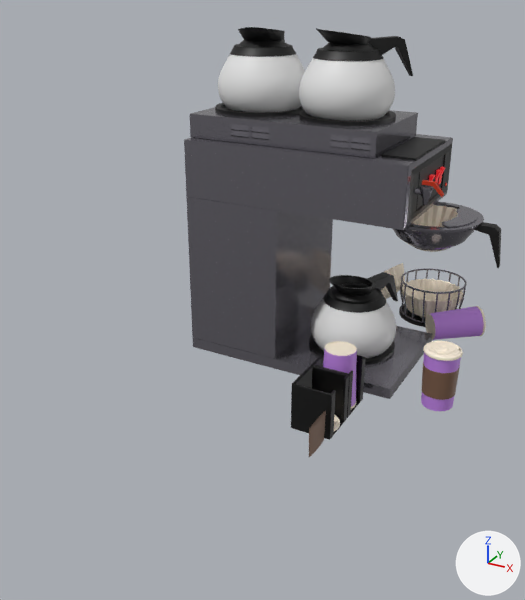
The FBX model Assets/Prefabs/CoffeeMachine.fbx as it was, and as the next commit left it.
Rendered twice from a 50 mm camera at (2.62, -5.78, 2.25) aimed at (0.13, -1.25, -0.01). Lighting does not change. The marker at lower right points along +X, +Y and +Z. Where no turn or scale is listed for an object, it has been applied to the vertices. Vertices at the same position are counted once.

The older version as bpy lines, for what is in view:
```python
ob_cup_001 = bpy.data.objects.new('Cup.001', me_cylinder_012)
ob_cup_001.location = (0.0, 0.0, 0.0)
ob_cup_002 = bpy.data.objects.new('Cup.002', me_cylinder_001)
ob_cup_002.location = (0.0, 0.0, 0.0)
ob_cuporganizer = bpy.data.objects.new('CupOrganizer', me_cube_005)
ob_cuporganizer.location = (0.0, 0.0, 0.0)
ob_filtertray = bpy.data.objects.new('FilterTray', me_cylinder_014)
ob_filtertray.location = (0.0, 0.0, 0.0)
ob_lid_001 = bpy.data.objects.new('Lid.001', me_cylinder_019)
ob_lid_001.location = (0.0, 0.0, 0.0)
ob_lidorganizer = bpy.data.objects.new('LidOrganizer', me_cube_004)
ob_lidorganizer.location = (0.0, 0.0, 0.0)
ob_potframe_3 = bpy.data.objects.new('PotFrame_3', me_sphere_007)
ob_potframe_3.location = (0.0, 0.0, 0.0)
ob_sleeve_001 = bpy.data.objects.new('Sleeve.001', me_cylinder_002)
ob_sleeve_001.location = (0.757, -1.545, -0.87)
# also in view: 'Pot_2' at (0.23, 0.02, 1.47); 'AccessLid' at (0.86, -0.01, 1.01); 'FilterHolder' at (0.79, 1.24, -0.8); 'PotHandle_2' at (0.49, 0.23, 1.68); 'Pot_1' at (0.4, 0.0, -0.65)
```
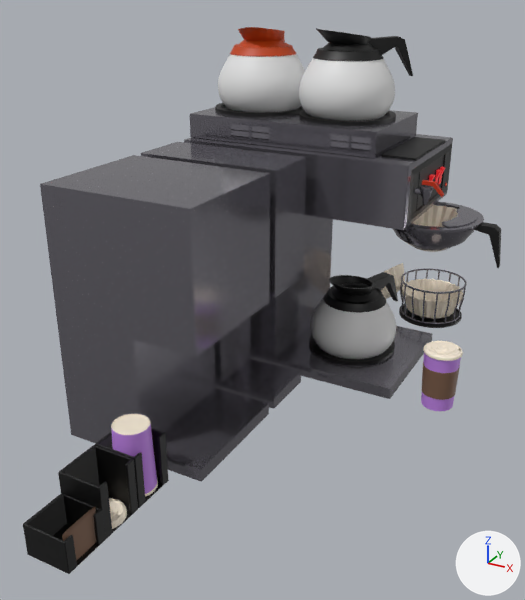
Where the newer file only moved an object's origin or applied its transform, the numbers keep the older frame.

Boxes (x1, y1, x2, y2) around the edits, measured in the pictures (525 x 600 px):
'Cream/MilkDispensar', added
    after: (40, 155, 270, 482)
'SugarDispensar', added
    after: (141, 142, 306, 409)
'LidHolder', added (black)
    after: (58, 445, 138, 539)
'SleevHolder', added (black)
    after: (23, 493, 106, 574)
'LidOrganizer', deleted (black)
    before: (291, 366, 349, 440)
'Cup.002', moved
    before: (323, 341, 357, 409)
    after: (111, 414, 158, 497)
'Cup.001', deleted
    before: (425, 306, 486, 340)
'PotFrame_3', recoloured (black to brown)
    both: (230, 27, 296, 57)
'CupHolder', added (black)
    after: (95, 428, 169, 508)
'FoldedSleve', added (brown)
    after: (62, 507, 96, 561)
'CupOrganizer', deleted (black)
    before: (311, 352, 365, 418)
'Sleeve.001', deleted (brown)
    before: (309, 411, 326, 457)
'Lid.001', moved
    before: (334, 414, 340, 431)
    after: (109, 498, 127, 529)

What the commit changed:
Material 'Tea' (mat_tea) is new.
Its base color is (0.549, 0.0526, 0.0) (orange #c44100).
me_sphere_007 has 544 vertices, 544 faces and spans x -0.851..-0.275, y -0.274..0.302, z 1.675..1.902.
me_sphere_007 no longer uses material mat_plastic (black #000000).
me_sphere_007 now uses material mat_tea (orange #c44100).
me_cylinder_001 has 672 vertices, 642 faces and spans x 0.485..0.791, y -1.017..-0.711, z -0.996..-0.486.
me_cylinder_001 is used by ob_cup_002; location (0.0, 0.0, 0.0).
me_cylinder_001 part 2: the whole mesh is moved by (-1.366, -0.534, 0.49).
me_cylinder_019 has 17059 vertices, 17040 faces and spans x 0.483..0.794, y -1.37..-1.058, z -0.999..-0.953.
me_cylinder_019 is used by ob_lid_001; location (0.0, 0.0, 0.0).
me_cylinder_019 part 1: the whole mesh is moved by (-1.366, -0.534, 0.49).
Mesh me_cylinder_002_1 is new.
It has 192 vertices, 192 faces and spans x -0.62..-0.598, y -2.226..-1.932, z -0.506..-0.255.
It uses material mat_sleeve (brown #7b5c48).
Mesh me_cube_005_1 is new.
It has 272 vertices, 262 faces and spans x -0.911..-0.57, y -1.569..-1.228, z -0.515..-0.112.
It uses material mat_plastic (black #000000).
Mesh me_cube_013 is new.
It has 24 vertices, 22 faces and spans x -1.57..-0.35, y -1.14..-0.13, z -0.51..1.49.
It uses material mat_base (grey #838089).
Mesh me_cube_012 is new.
It has 272 vertices, 262 faces and spans x -0.911..-0.57, y -2.25..-1.909, z -0.515..-0.277.
It uses material mat_plastic (black #000000).
Mesh me_cube_004_1 is new.
It has 272 vertices, 262 faces and spans x -0.911..-0.57, y -1.918..-1.577, z -0.515..-0.112.
It uses material mat_plastic (black #000000).
Mesh me_cube is new.
It has 24 vertices, 22 faces and spans x -1.57..-0.35, y -0.04..0.47, z -0.51..1.49.
It uses material mat_base (grey #838089).
Object 'LidOrganizer' (ob_lidorganizer) is deleted.
Object 'Cup.002' (ob_cup_002) moves from (0.0, 0.0, 0.0) to (0.566, -1.166, -0.49).
Object 'Sleeve.001' (ob_sleeve_001) is deleted.
Object 'Cup.001' (ob_cup_001) is deleted.
Object 'CupOrganizer' (ob_cuporganizer) is deleted.
Object 'Lid.001' (ob_lid_001) moves from (0.0, 0.0, 0.0) to (0.566, -1.166, -0.49).
Object 'FoldedSleve' (ob_foldedsleve) is new; it shows me_cylinder_002_1.
Its location is (0.566, -1.166, -0.49).
Object 'CupHolder' (ob_cupholder) is new; it shows me_cube_005_1.
Its location is (0.566, -1.166, -0.49).
Object 'Cream/MilkDispensar' (ob_cream_milkdispensar) is new; it shows me_cube_013.
Its location is (0.566, -1.166, -0.49).
Object 'SleevHolder' (ob_sleevholder) is new; it shows me_cube_012.
Its location is (0.566, -1.166, -0.49).
Object 'LidHolder' (ob_lidholder) is new; it shows me_cube_004_1.
Its location is (0.566, -1.166, -0.49).
Object 'SugarDispensar' (ob_sugardispensar) is new; it shows me_cube.
Its location is (0.566, -1.166, -0.49).
